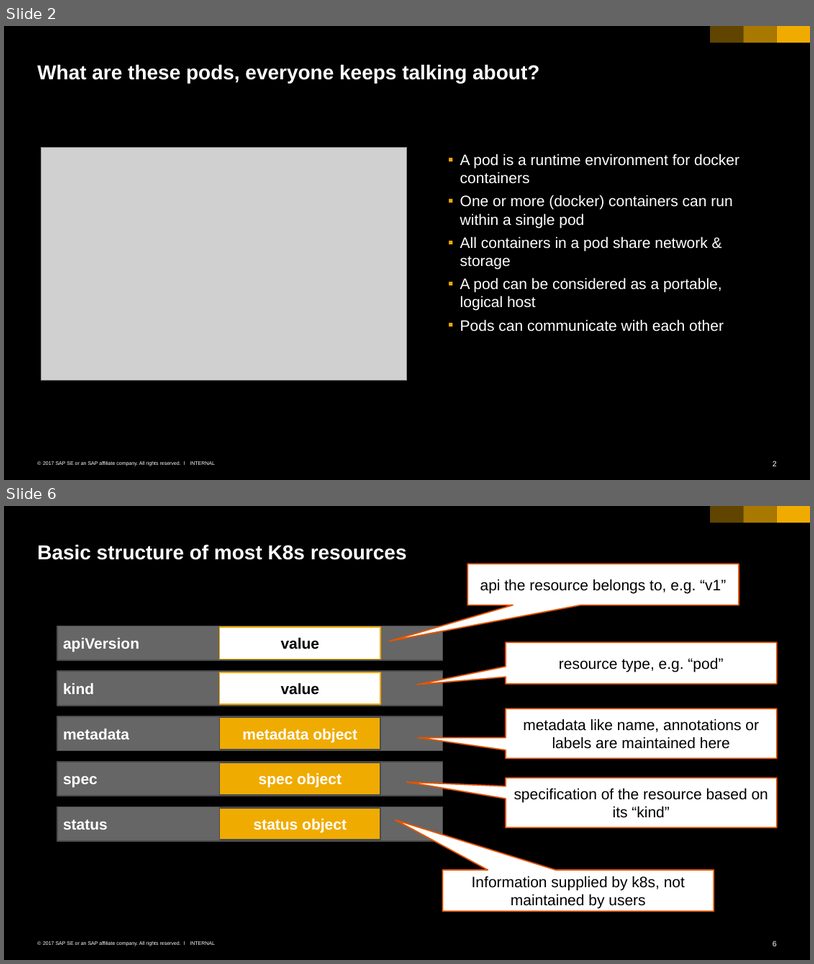
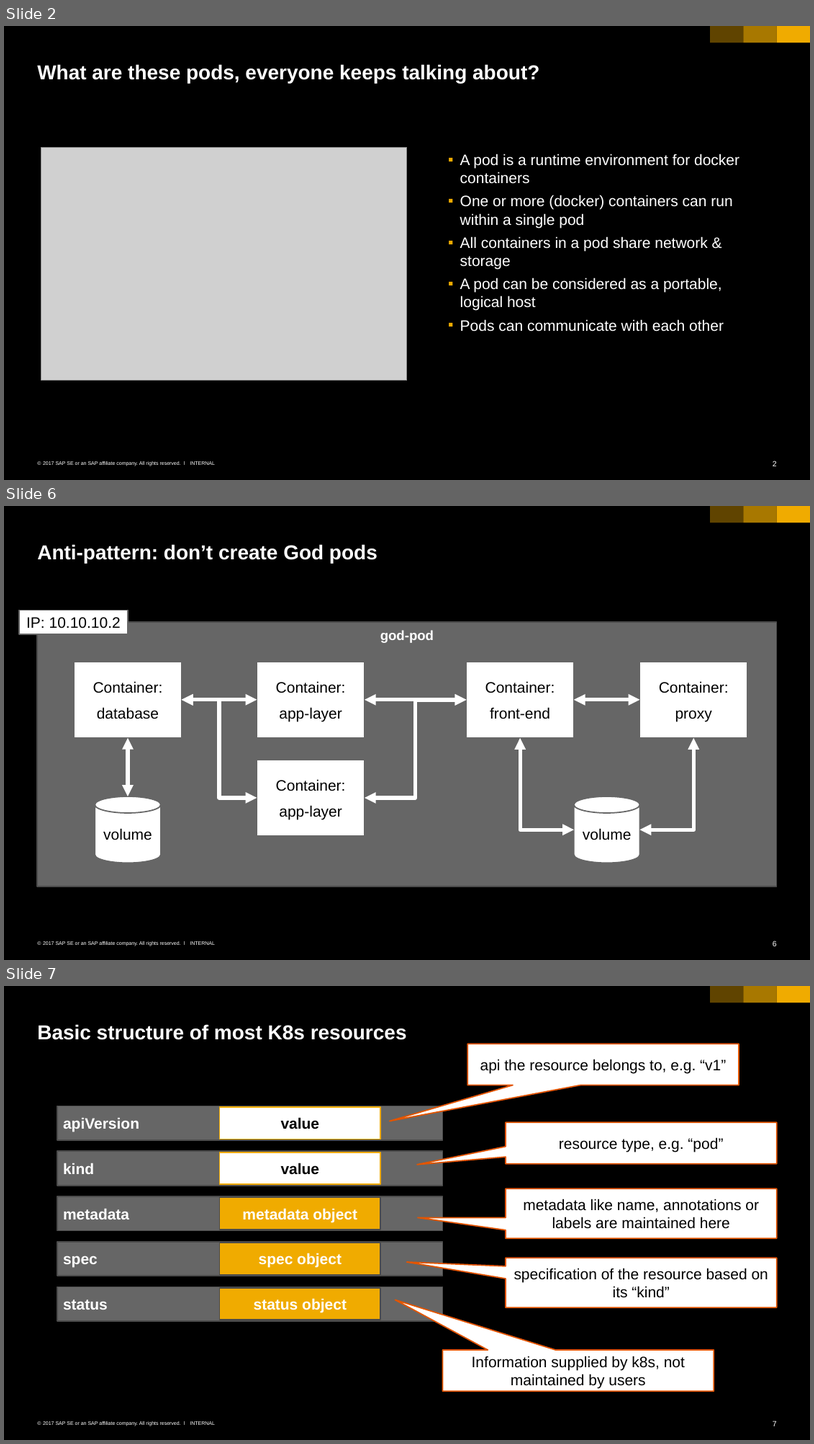
Before and after one commit to cuijiyao01/docker-k8s-training, a slide deck: kubernetes/02_pods.pptx. Shown one above the other, each under a label of ours: slides 2 and 6 before the commit, slides 2, 6 and 7 after it; the slides between them are not shown. The pictures are 814x964 and 814x1444 pixels, drawn with LibreOffice and Linux fonts; fonts in the diff are those of the drawing; grey boxes stand for pictures. Boxes give left, top, right and bottom in pixels: in the first picture for what was removed or moved away, otherwise in the second. Text is boxed around its words. In the diff, an @@ line names an element or a change of style, - is before the commit and + after.

Commit message:
god pod anti-pattern

```diff
--- a/kubernetes/02_pods.pptx
+++ b/kubernetes/02_pods.pptx
@@ slide 6 added at (4,506,810,960), background #000000; not listed: 6 template elements that a slide beside it also shows @@
@@ title added at (37,544,378,563), 24 pt, text #FFFFFF, bold @@
+Anti-pattern: don’t create God pods
@@ rectangle added at (19,610,128,634), fill #FFFFFF, outline #666666 1.5 pt, 18 pt, text #000000 @@
+IP: 10.10.10.2
@@ rectangle added at (37,622,777,886), fill #666666, outline #4B4B4B 1.5 pt, 16 pt, text #FFFFFF, bold @@
+god-pod
@@ rectangle added at (74,662,182,738), fill #FFFFFF, outline #666666 1.5 pt, 18 pt, text #000000 @@
+Container:
+database
@@ rectangle added at (257,662,364,738), fill #FFFFFF, outline #666666 1.5 pt, 18 pt, text #000000 @@
+Container:
+app-layer
@@ rectangle added at (466,662,574,738), fill #FFFFFF, outline #666666 1.5 pt, 18 pt, text #000000 @@
+Container:
+front-end
@@ rectangle added at (640,662,748,738), fill #FFFFFF, outline #666666 1.5 pt, 18 pt, text #000000 @@
+Container:
+proxy
@@ elbow double arrow added from (257, 798) to (182, 700), #FFFFFF 4.5 pt @@
@@ elbow double arrow added from (257, 700) to (182, 700), #FFFFFF 4.5 pt @@
@@ elbow double arrow added from (466, 700) to (365, 700), #FFFFFF 4.5 pt @@
@@ elbow double arrow added from (466, 700) to (365, 798), #FFFFFF 4.5 pt @@
@@ elbow double arrow added from (640, 700) to (574, 700), #FFFFFF 4.5 pt @@
@@ elbow double arrow added from (128, 796) to (128, 738), #FFFFFF 4.5 pt @@
@@ elbow double arrow added from (520, 738) to (574, 829), #FFFFFF 4.5 pt @@
@@ elbow double arrow added from (694, 738) to (640, 829), #FFFFFF 4.5 pt @@
@@ rectangle added at (257,759,364,836), fill #FFFFFF, outline #666666 1.5 pt, 18 pt, text #000000 @@
+Container:
+app-layer
@@ cylinder added at (95,796,160,862), fill #FFFFFF, outline #666666 1.5 pt, 18 pt, text #000000 @@
+volume
@@ cylinder added at (574,796,640,862), fill #FFFFFF, outline #666666 1.5 pt, 18 pt, text #000000 @@
+volume
@@ what was slide 6 is now slide 7 @@
@@ page number at (773,1420,777,1426): text changed @@
-6
+7
```
Also in this commit, not shown: 3 slides changed.
